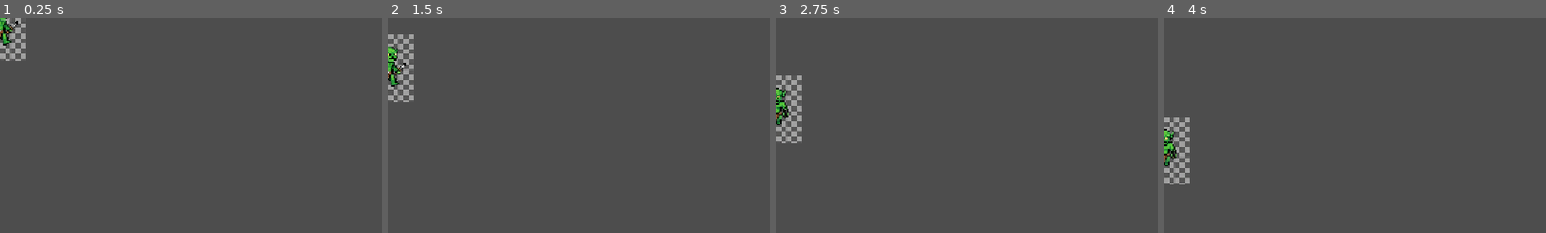
Above: before the commit, frames 1-4 (left to right).
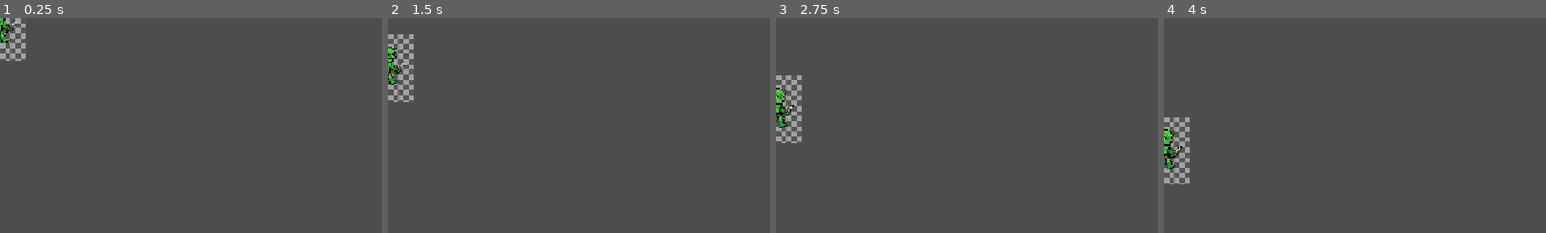
Above: after the commit, the same moments.

Repository: LucasGauterio/godot-wave-conqueror
Game: Godot game, scene res://scenes/enemies/enemy_base.tscn
Same seed, same stepped clock (60 frames per second), same inputs: the game is played once before the commit and once after it. This scene is started directly instead of the project's main scene.
Inputs:
- Up to frame 1 (0.25 s): no input
- Up to frame 2 (1.5 s): hold D (move_right) 0.53-1.28 s; tap Space (attack) at 0.6 s; hold S (move_down) from 1.28 s (still down); tap Shift (run) at 1.35 s
- Up to frame 3 (2.75 s): release S (move_down) at 2.03 s; hold D (move_right) from 2.03 s (still down); tap Space (attack) at 2.1 s
- Up to frame 4 (4 s): release D (move_right) at 2.78 s; hold W (move_up) 2.78-3.53 s; tap Shift (run) at 2.85 s; hold A (move_left) from 3.53 s (still down); tap Space (attack) at 3.6 s
The pictures show only the part of the screen within x 0-50%, y 0-50%; the shares and areas given below are measured in that part.

The runs differ from the first frame. In frame 1, 0.3% of the frame differs, in the area x 0-5%, y 0-13%; in frame 2, 0.4%, in the area x 0-5%, y 13-32%; in frame 3, 0.4%; in frame 4, 0.4%.

Commit message:
fix: Add idle animation for blocked enemies

Diff:
--- a/scenes/enemies/enemy_base.tscn
+++ b/scenes/enemies/enemy_base.tscn
@@ -90,7 +90,12 @@
 "frames": [{
 "duration": 1.0,
 "texture": SubResource("AtlasTexture_walk_1")
+}],
+"loop": true,
+"name": &"idle",
+"speed": 5.0
 }, {
+"frames": [{
 "duration": 1.0,
 "texture": SubResource("AtlasTexture_walk_2")
 }, {
@@ -98,7 +103,10 @@
 "texture": SubResource("AtlasTexture_walk_3")
 }, {
 "duration": 1.0,
-"texture": SubResource("AtlasTexture_walk_4")
+"texture": SubResource("AtlasTexture_walk_2")
+}, {
+"duration": 1.0,
+"texture": SubResource("AtlasTexture_walk_1")
 }],
 "loop": true,
 "name": &"walk",
--- a/scripts/enemy.gd
+++ b/scripts/enemy.gd
@@ -60,7 +60,10 @@
 
 	match current_state:
 		State.WALK:
-			anim_name = "walk"
+			if is_blocked:
+				anim_name = "idle"
+			else:
+				anim_name = "walk"
 		State.ATTACK:
 			anim_name = "attack"
 		State.DIE:
